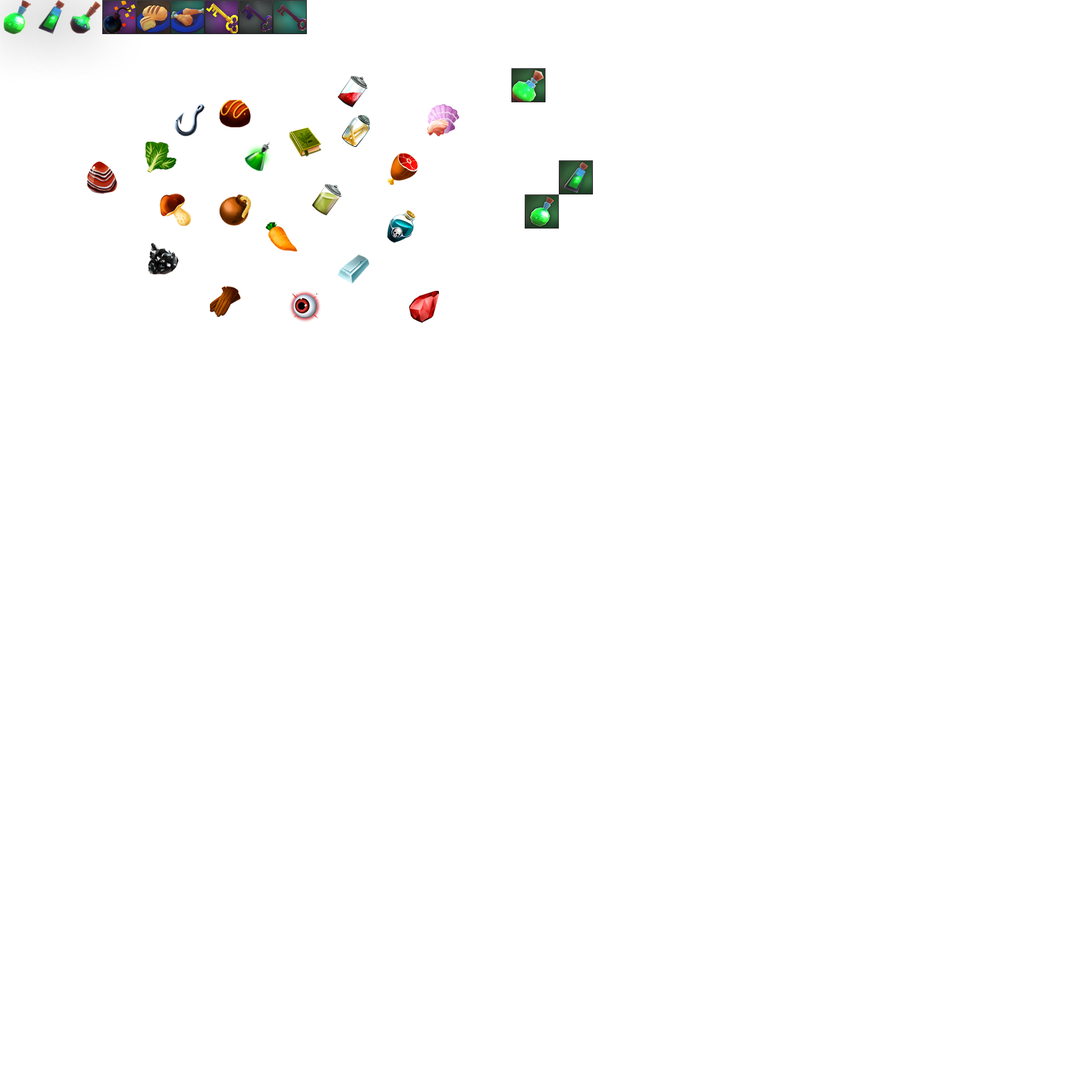
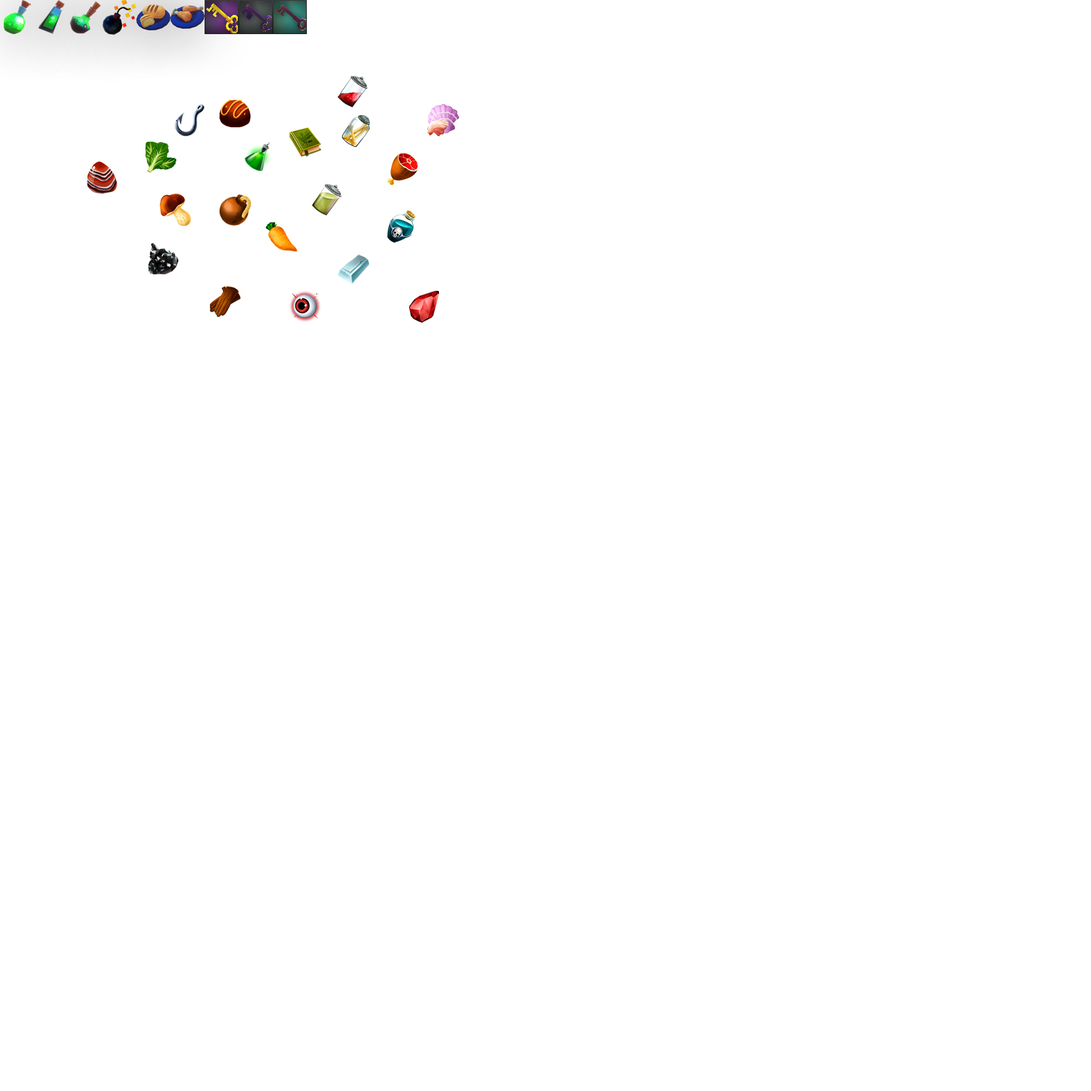
Comparing the layer stacks of the two 1091 x 1091 images. Changes:
added layer "Food_Chicken" above "Boom_A" over 170, 5, 205, 29
added layer "Boom_A" above "1" over 102, 0, 137, 36
removed layer "回復薬小" over 524, 194, 560, 229
removed layer "回復薬中" over 559, 160, 594, 195
removed layer "回復薬大" over 511, 68, 546, 103
added layer "Food_Bread" above "爆弾" over 136, 4, 171, 31
painted on "爆弾" over 102, 0, 137, 35
painted on "パン" over 136, 0, 171, 35
painted on "チキン" over 170, 0, 205, 35
